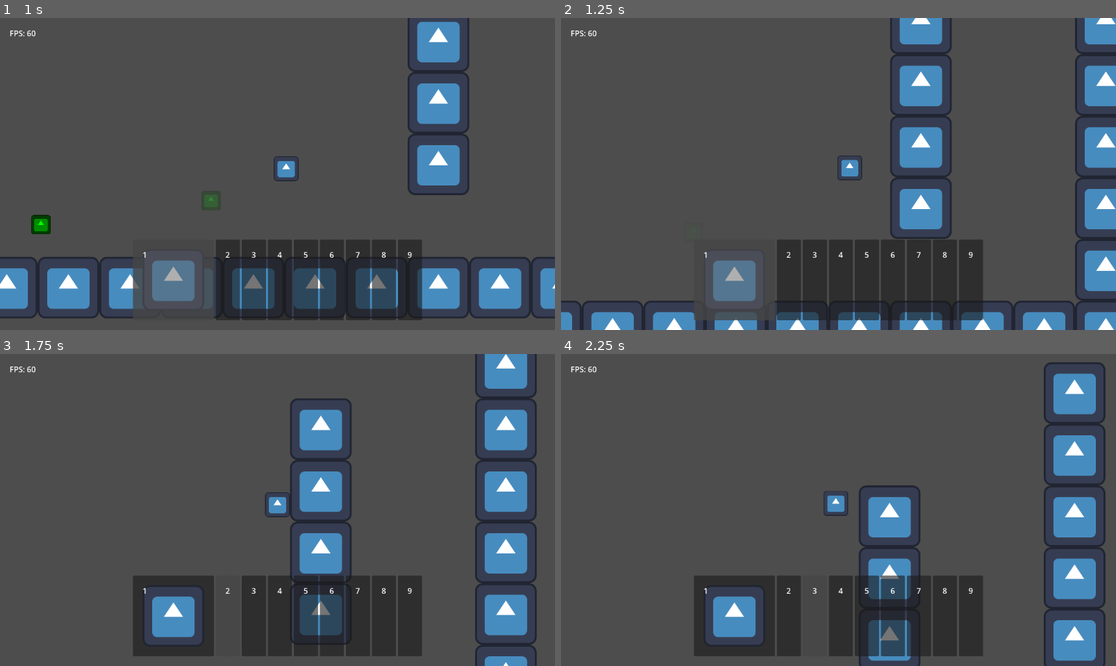
Above: before the commit, frames 1-4 (two rows, left to right).
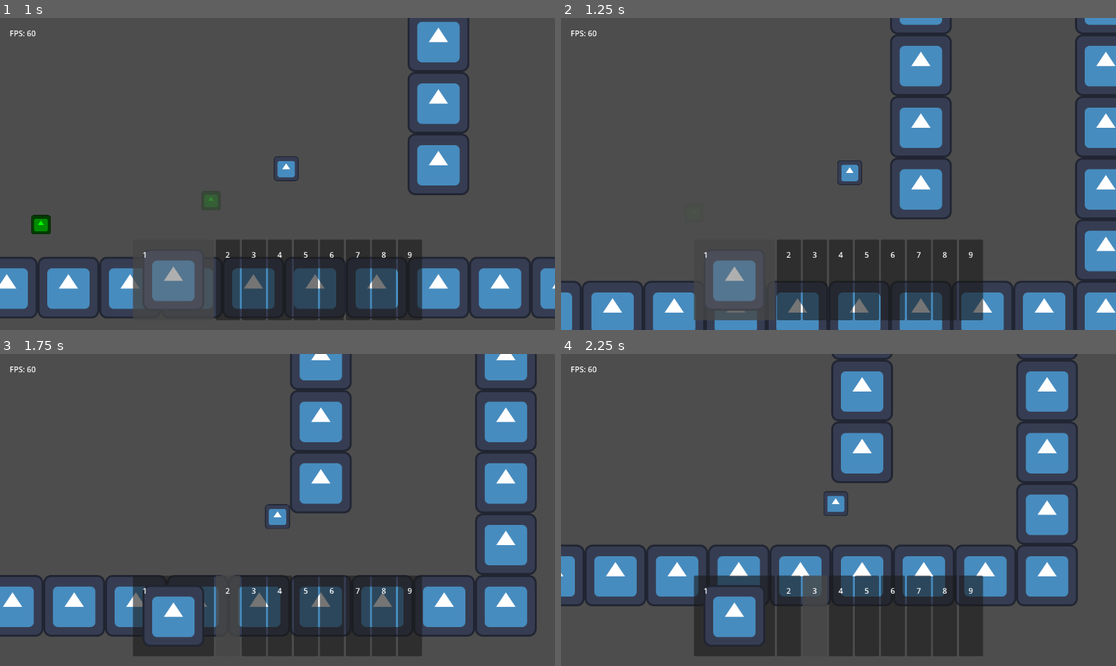
Above: after the commit, the same moments.

Repository: TheHumanMRP/RPG-Life-Tracker
Game: Godot game, scene res://Folders/Systems/Main/Scenes/main_scene.tscn
The game is run twice, just before and just after one commit, with the same random seed, the same clock (stepped at 60 frames per second) and the same inputs. The engine's default icon, where the game draws it, is replaced by a stand-in: a white triangle on a blue panel in a dark square.
Inputs (mouse positions are in pixels of both pictures, inside the frame that each line leads up to):
- Up to frame 1 (1 s): move the mouse to (172, 280) at 0.52 s; hold D (move_right) from 0.53 s (still down); tap Space (jump) at 0.6, 0.77 s; click (172, 280) at 0.67 s
- Up to frame 2 (1.25 s): keep holding D (move_right); tap Space (jump) at 1.07 s
- Up to frame 3 (1.75 s): keep holding D (move_right); move the mouse to (227, 616) at 1.27 s; tap I (add_test_sword) at 1.35 s; click (227, 616) at 1.42 s; tap Space (jump) at 1.52, 1.55 s
- Up to frame 4 (2.25 s): tap Space (jump) at 1.82, 2.1 s; move the mouse to (816, 616) at 2.02 s; release D (move_right) at 2.03 s; hold A (move_left) from 2.03 s (still down); click (816, 616) at 2.17 s

Frame 1 is identical in both runs. In frame 2, 13% of the frame differs, in the area x 0-100%, y 0-100%; in frame 3, 15%; in frame 4, 21%, in the area x 0-99%, y 0-100%.
Error in both runs: Invalid call. Nonexistent function 'item_selected' in base 'Resource (ItemEntry)'. (res://Folders/Systems/Inventory_System/Scripts/inventory_logic.gd:164)

Commit message:
Auto commit at 2026-07-11 20:01:13

Diff:
--- a/Folders/Components/movement_component.gd
+++ b/Folders/Components/movement_component.gd
@@ -66,7 +66,7 @@
 		air_jumped = false
 
 	# Jump
-	if jump:
+	if jump and not air_jumped:
 		velocity.y = - jump_force
 
 		if not is_on_floor:
